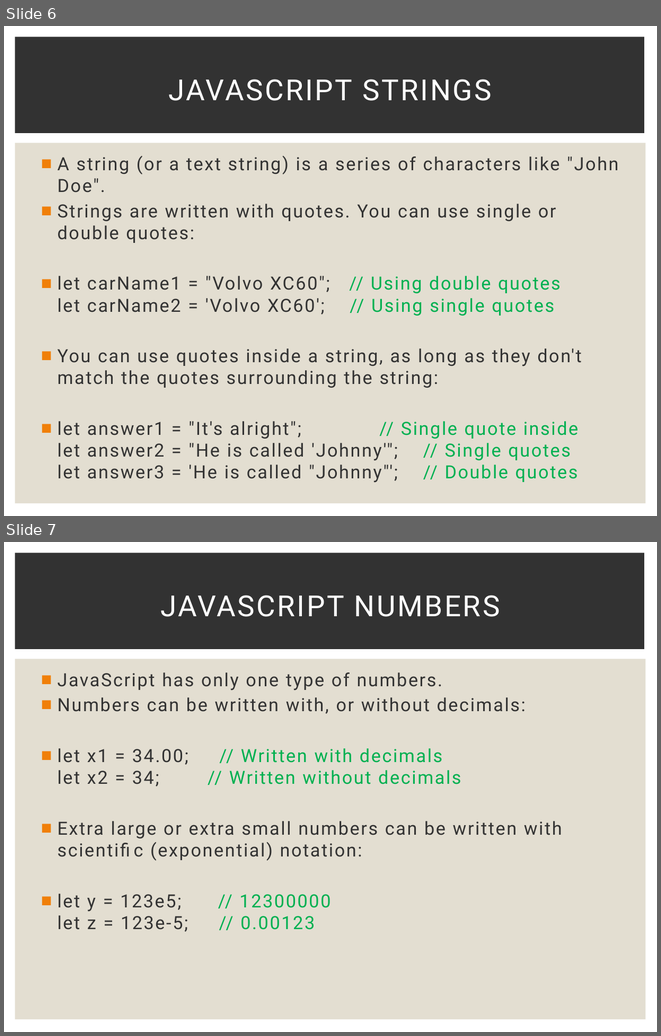
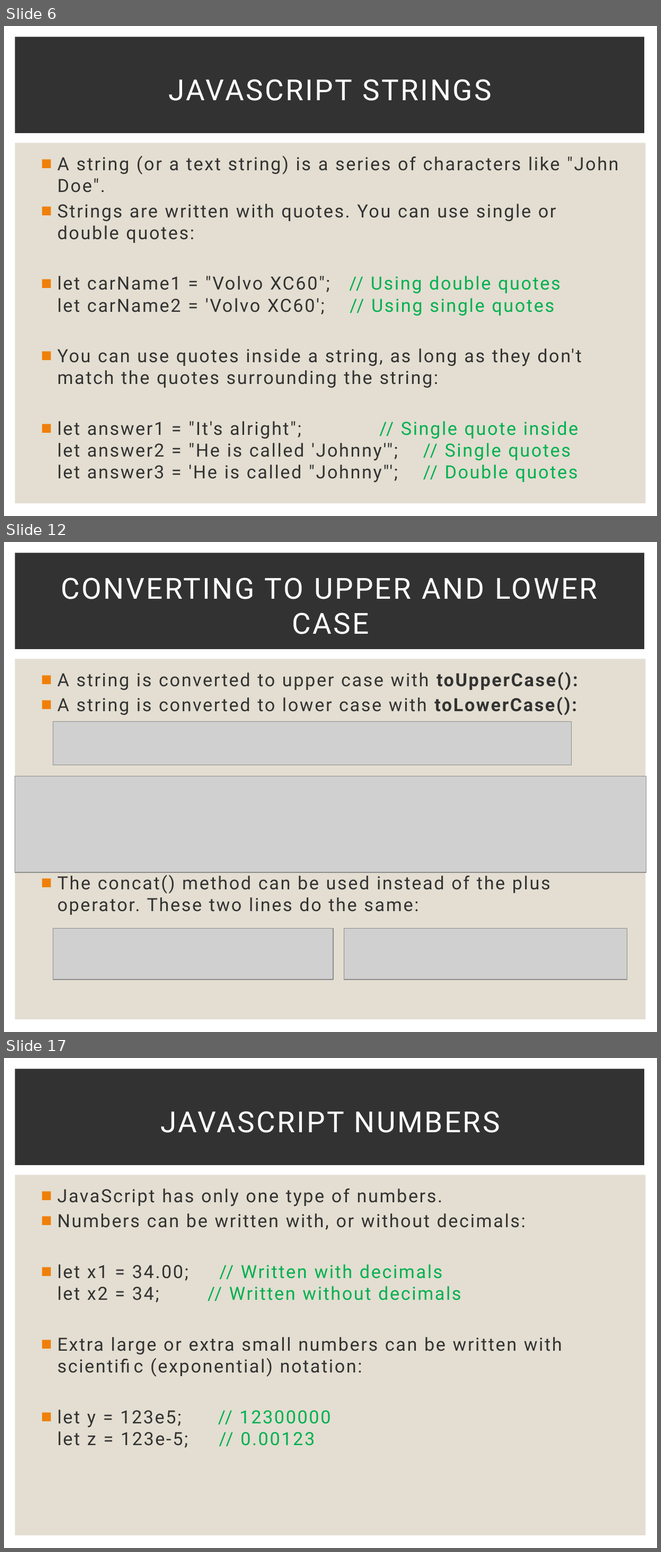
Before and after one commit to Karamihova/Fundamentals-JS, a slide deck: Programming Prep.pptx. Shown one above the other, each under a label of ours: slides 6 and 7 before the commit, slides 6, 12 and 17 after it; the slides between them are not shown. The pictures are 661x1036 and 661x1552 pixels, drawn with LibreOffice and Linux fonts; fonts in the diff are those of the drawing; grey boxes stand for pictures. Boxes give left, top, right and bottom in pixels: in the first picture for what was removed or moved away, otherwise in the second. Text is boxed around its words. In the diff, an @@ line names an element or a change of style, - is before the commit and + after.

```diff
--- a/Programming Prep.pptx
+++ b/Programming Prep.pptx
@@ slide 12 added at [4, 542, 657, 1032], background #FFFFFF; not listed: 2 template elements that a slide beside it also shows @@
@@ title added at [61, 578, 598, 634], 32 pt, text #FFFFFF @@
+CONVERTING TO UPPER AND LOWER CASE
@@ text added at [58, 672, 578, 915], 20 pt, text #323232 @@
+■ A string is converted to upper case with toUpperCase():
+■ A string is converted to lower case with toLowerCase():
+■ The concat() method can be used instead of the plus operator. These two lines do the same:
@@ picture added at [53, 722, 572, 765] @@
@@ picture added at [15, 776, 646, 872] @@
@@ picture added at [53, 928, 333, 979] @@
@@ picture added at [344, 928, 627, 979] @@
@@ what was slide 7 is now slide 17 @@
```
Also in this commit, not shown: 20 other slides added, 1 slide removed.
